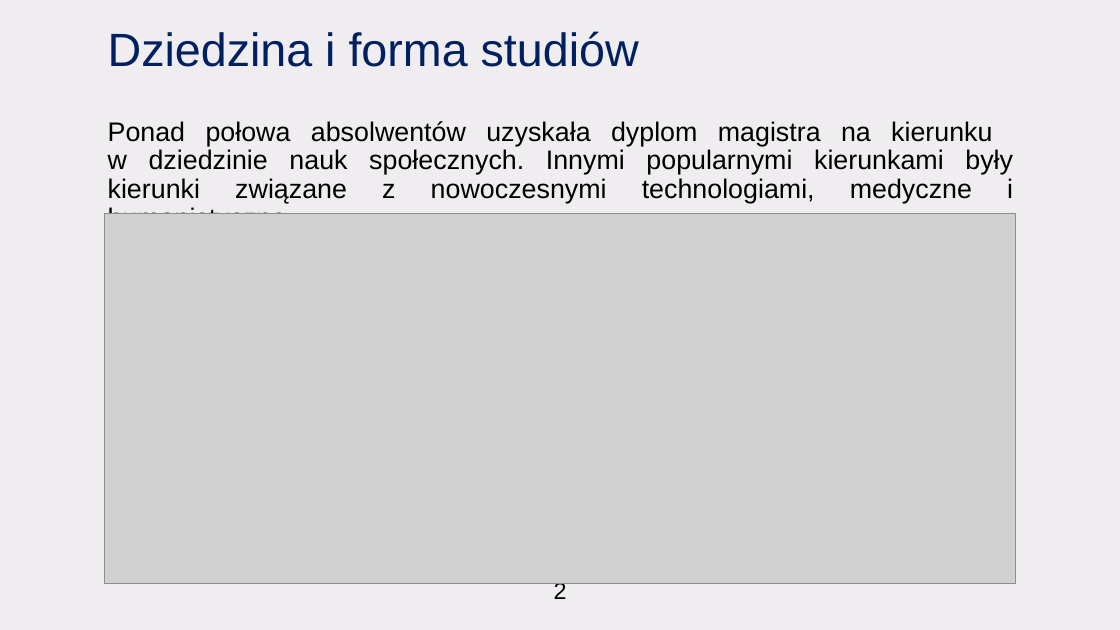
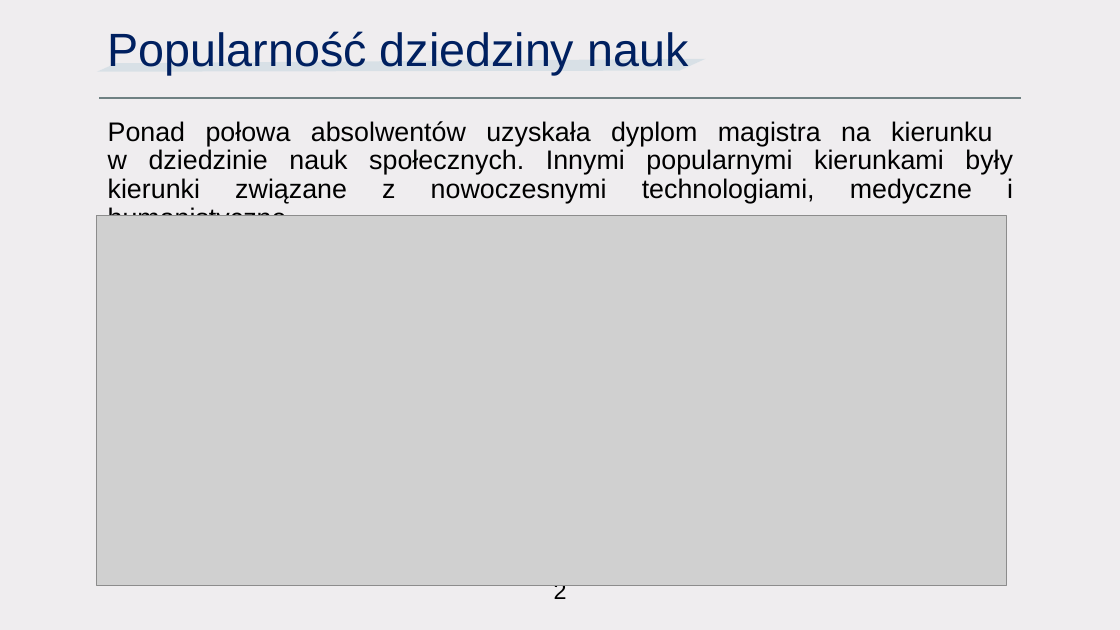
Before and after one commit to CptQuak/CasestudyGraduateEarnings, a slide deck: slide 3 of casestudy.pptx. Drawn at 1120x630 pixels with LibreOffice and Linux fonts; fonts in the diff are those of the drawing; grey boxes stand for pictures. Boxes give left, top, right and bottom in pixels: in the first picture for what was removed or moved away, otherwise in the second. Text is boxed around its words. In the diff, an @@ line names an element or a change of style, - is before the commit and + after.

```diff
--- a/casestudy.pptx
+++ b/casestudy.pptx
@@ freeform shape added at (97, 59, 706, 71), fill #C3D5DF at 50% opacity @@
@@ title at (108, 31, 688, 75): text changed @@
-Dziedzina i forma studiów
+Popularność dziedziny nauk
@@ line added from (99, 97) to (1021, 97), #6F8183 1.75 pt @@
@@ picture: place and size @@
-picture at (105, 213, 1016, 583)
+picture at (97, 216, 1007, 586)
```
Also in this commit, not shown: 8 other slides changed, 3 slides added, 2 slides removed, 8 other files.
